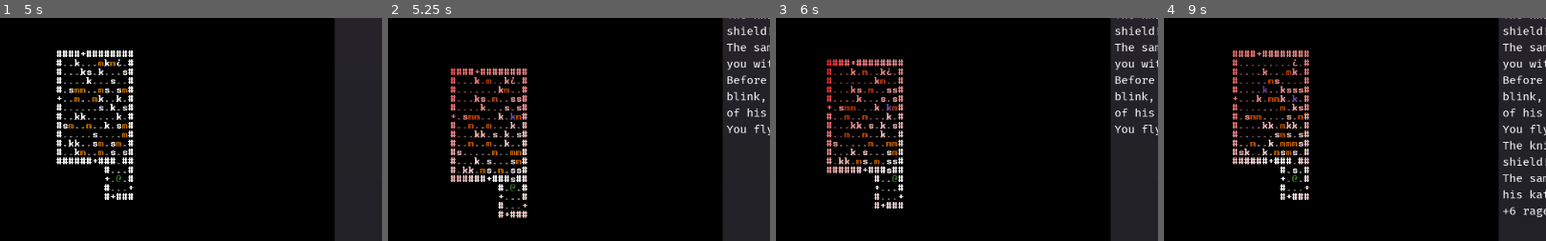
Above: before the commit, frames 1-4 (left to right).
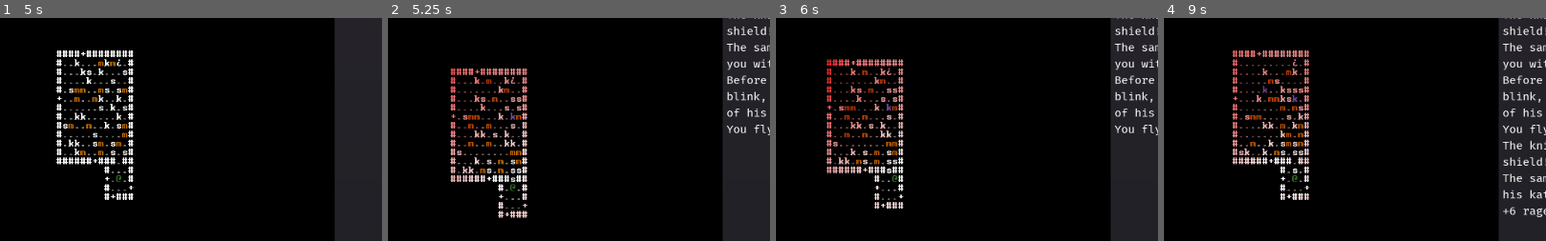
Above: after the commit, the same moments.

Repository: redxaxder/7DRL2022
Game: Godot game, scene res://scenes/root.tscn
Two runs of this game, one before a commit and one after it. Both use one fixed random seed, a clock stepped at 60 frames per second and the inputs below.
Inputs:
- Up to frame 1 (5 s): tap Space (action) at 0.5, 1.55, 3.05, 4.25, 4.35 s; hold Space (action) 0.53-1.28 s; hold Up (up) 0.53-2.03 s; tap Enter (level_up) at 0.8, 1.35, 2, 2.3, 2.85, 3.5, 3.8 s; hold Space (action) 2.03-2.78 s; hold Left (left) 2.03-3.53 s; hold Down (down) 3.53-4.28 s; hold . (pass) 3.53-4.28 s; hold Right (right) from 4.28 s (still down)
- Up to frame 2 (5.25 s): release Right (right) at 5.03 s; hold Up (up) from 5.03 s (still down); hold Enter (level_up) from 5.03 s (still down)
- Up to frame 3 (6 s): release Up (up) at 5.78 s; release Enter (level_up) at 5.78 s; hold Right (right) from 5.78 s (still down); tap Space (action) at 5.85 s
- Up to frame 4 (9 s): hold Enter (level_up) 6.53-7.28 s; tap . (pass) at 7.35 s; tap Space (action) at 7.55 s; release Right (right) at 8.03 s; hold Down (down) 8.03-8.78 s; hold Space (action) 8.03-8.78 s; tap Enter (level_up) at 8.3, 8.85 s; hold Left (left) from 8.78 s (still down)
The pictures show only the part of the screen within x 34-84%, y 14-64%; the shares and areas given below are measured in that part.

Frame 1 is identical in both runs. In frame 2, 0.2% of the frame differs, in the area x 27-35%, y 46-66%; in frame 3, 0.2%; in frame 4, 0.5%, in the area x 29-37%, y 35-62%.

Commit message:
fixed distance calc. added animation chains. higher block chance.

Diff:
--- a/lib/actor.gd
+++ b/lib/actor.gd
@@ -17,7 +17,7 @@
 var door: bool = false
 var blocking: bool = false
 
-var anim_screen_offset: Vector2
+var anim_screen_offsets: Array
 var anim_speed: float = 5
 
 
@@ -41,7 +41,7 @@
 	var start_pos = get_pos()
 	var prev_screen_position = self.SCREEN.dungeon_to_screen(start_pos.x, start_pos.y)
 	var target_screen_position = self.SCREEN.dungeon_to_screen(target.x, target.y)
-	anim_screen_offset = prev_screen_position - target_screen_position
+	anim_screen_offsets.push_back(prev_screen_position - target_screen_position)
 	set_pos(target)
 
 func knockback(dir: Vector2, distance: int = 1000000, power = 1):
@@ -90,11 +90,16 @@
 	update()
 
 func _process(delta):
-	if not is_zero_approx(anim_screen_offset.length()):
-		anim_screen_offset = anim_screen_offset.move_toward(Vector2(0,0), anim_speed)
+	if anim_screen_offsets.size() > 0:
+		if is_zero_approx(anim_screen_offsets[0].length()):
+			anim_screen_offsets.pop_front()
+		else:
+			anim_screen_offsets[0] = anim_screen_offsets[0].move_toward(Vector2(0,0), anim_speed)
 		update()
 
 func _draw() -> void:
 	var pos = get_pos()
 	if pos != null:
-		self.position = self.SCREEN.dungeon_to_screen(pos.x,pos.y) + anim_screen_offset
+		self.position = self.SCREEN.dungeon_to_screen(pos.x,pos.y)
+		for offset in anim_screen_offsets:
+			 self.position += offset
--- a/lib/dijkstra.gd
+++ b/lib/dijkstra.gd
@@ -34,7 +34,7 @@
 
 func d_score(v: Vector2) -> int:
 	var ix = terrain.to_linear(v.x,v.y)
-	return _score(ix)
+	return _score(ix) - destination_score
 
 func tick():
 	print("tick {0} {1}".format([destination_score, backlog.size()]))
--- a/scenes/run.gd
+++ b/scenes/run.gd
@@ -68,7 +68,7 @@
 		elif event.is_action_pressed("action"):
 			acted = pc.consume()
 		elif event.is_action_pressed("level_up"):
-			if pc.experience >= pc.experience_needed:
+			if pc.experience >= pc.experience_needed && pc.rage <= 0:
 				do_level_up()
 		if dir >= 0 && !acted:
 			acted = pc.try_attack(dir)
--- a/sprites/knight.gd
+++ b/sprites/knight.gd
@@ -2,7 +2,7 @@
 
 const block_cooldown: int = 1
 var cur_block_cooldown: int = 0
-const max_block_chance: float = 0.25
+const max_block_chance: float = 0.40
 const block_duration: int = 2
 var cur_block_duration: int = 0
 
